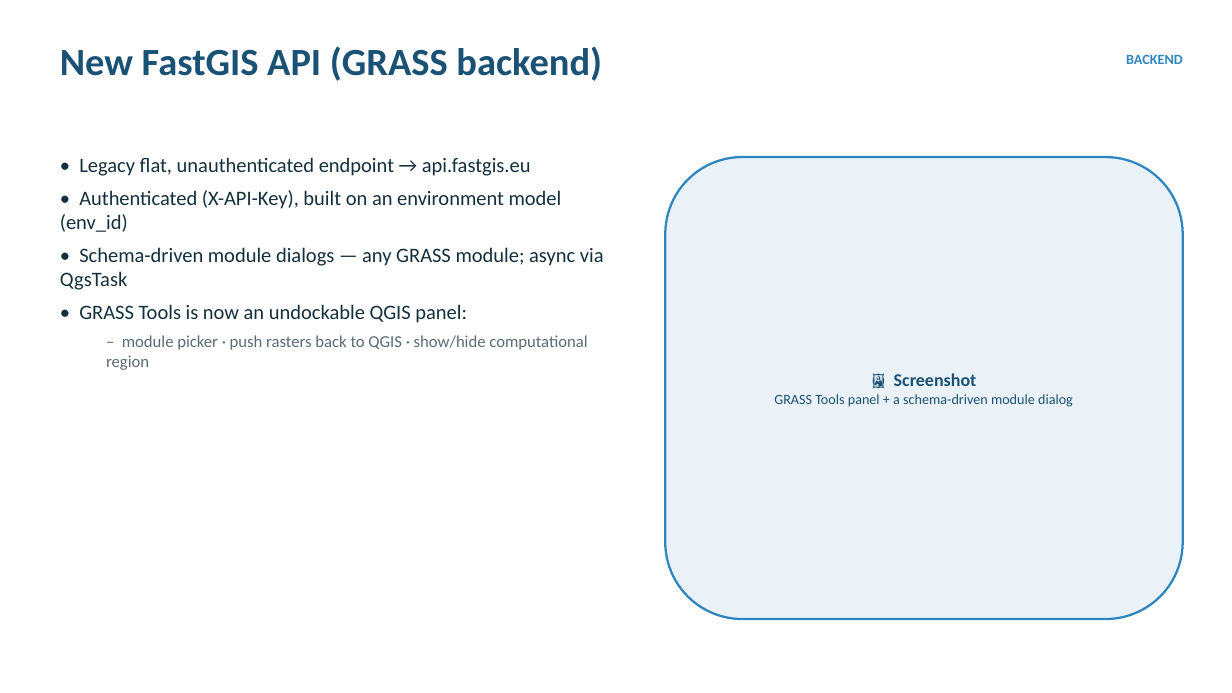
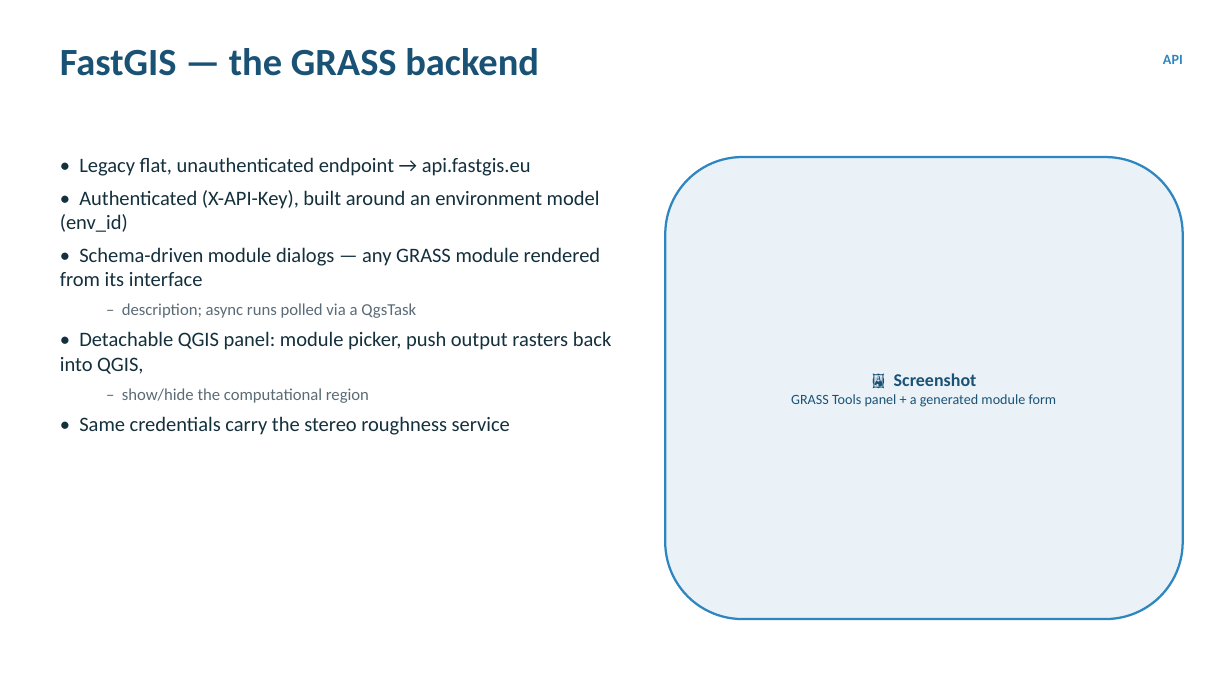
Before and after one commit to epifanio/groundtruther, a slide deck: slide 9 of docs/slides_groundtruther_update_2026.pptx. Drawn at 1232x693 pixels with LibreOffice and Linux fonts; fonts in the diff are those of the drawing. Boxes give left, top, right and bottom in pixels: in the first picture for what was removed or moved away, otherwise in the second. Text is boxed around its words. In the diff, an @@ line names an element or a change of style, - is before the commit and + after.

```diff
--- a/docs/slides_groundtruther_update_2026.pptx
+++ b/docs/slides_groundtruther_update_2026.pptx
@@ text at box(60, 48, 539, 76): text changed @@
-New FastGIS API (GRASS backend)
+FastGIS — the GRASS backend
@@ text at box(1163, 55, 1183, 64): text changed @@
-BACKEND
+API
@@ text at box(60, 190, 612, 435): text changed @@
-• Authenticated (X-API-Key), built on an environment model (env_id)
-• Schema-driven module dialogs — any GRASS module; async via QgsTask
-• GRASS Tools is now an undockable QGIS panel:
-  – module picker · push rasters back to QGIS · show/hide computational region
+• Authenticated (X-API-Key), built around an environment model (env_id)
+• Schema-driven module dialogs — any GRASS module rendered from its interface
+  – description; async runs polled via a QgsTask
+• Detachable QGIS panel: module picker, push output rasters back into QGIS,
+  – show/hide the computational region
+• Same credentials carry the stereo roughness service
@@ text in rounded rectangle at box(791, 394, 1057, 407): text changed @@
-GRASS Tools panel + a schema-driven module dialog
+GRASS Tools panel + a generated module form
```
Also in this commit, not shown: 13 other slides changed, 17 slides added, 7 slides removed, 3 other files.
